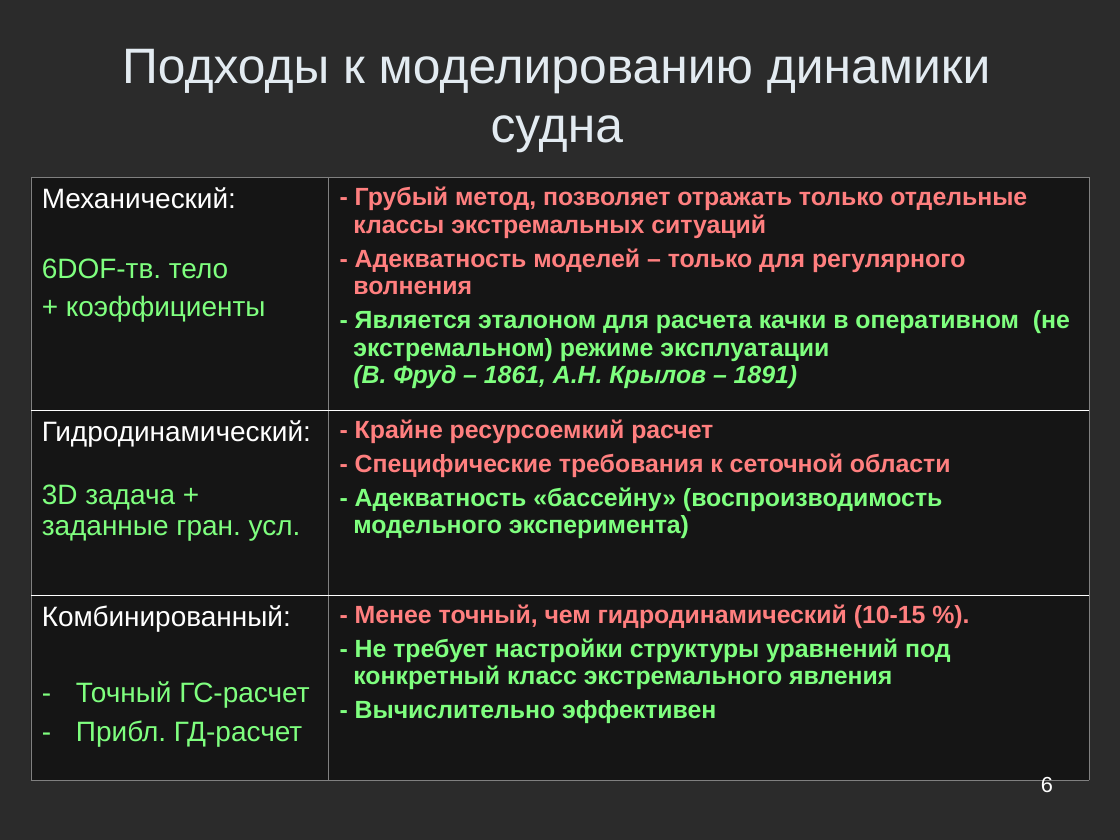
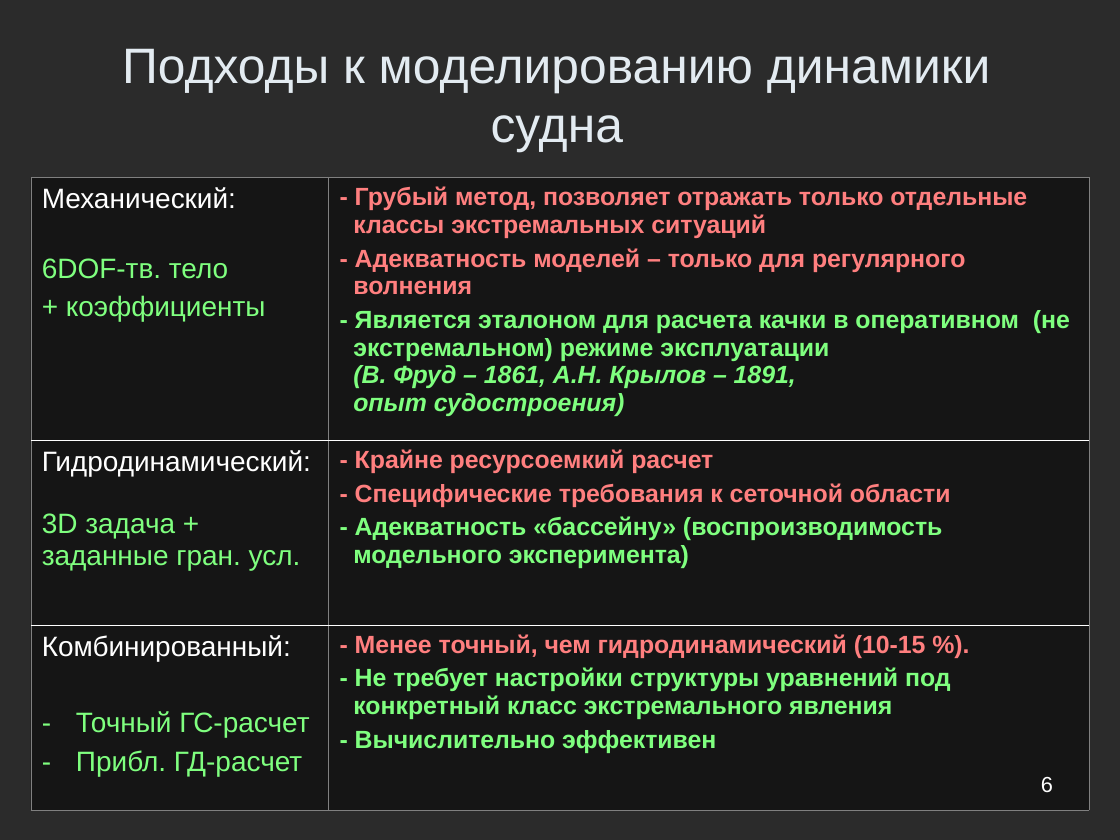
Before and after one commit to Jacobi20/nano-vis, a slide deck: slide 6 of ship_sim/docs/conf_hpc2010/hpc2010_navy_2.ppt. Drawn at 1120x840 pixels with LibreOffice and Linux fonts; fonts in the diff are those of the drawing; background and template pictures are left out; a plain dark background stands for a picture behind light text. Boxes give left, top, right and bottom in pixels: in the first picture for what was removed or moved away, otherwise in the second. Text is boxed around its words. In the diff, an @@ line names an element or a change of style, - is before the commit and + after.

Commit message:
Dev: HPC 2010

```diff
--- a/ship_sim/docs/conf_hpc2010/hpc2010_navy_2.ppt
+++ b/ship_sim/docs/conf_hpc2010/hpc2010_navy_2.ppt
@@ table at (x1=30, y1=178, x2=1089, y2=811) @@
-row 1, column 2: - Грубый метод, позволяет отражать только отдельные классы экстремальных ситуаций / - Адекватность моделей – только для регулярного волнения / - Является эталоном для расчета качки в оперативном (не экстремальном) режиме эксплуатации (В. Фруд – 1861, А.Н. Крылов – 1891)
+row 1, column 2: - Грубый метод, позволяет отражать только отдельные классы экстремальных ситуаций / - Адекватность моделей – только для регулярного волнения / - Является эталоном для расчета качки в оперативном (не экстремальном) режиме эксплуатации (В. Фруд – 1861, А.Н. Крылов – 1891, опыт судостроения)
```
Also in this commit, not shown: 2 other slides changed, 2 slides added, 1 slide removed.
